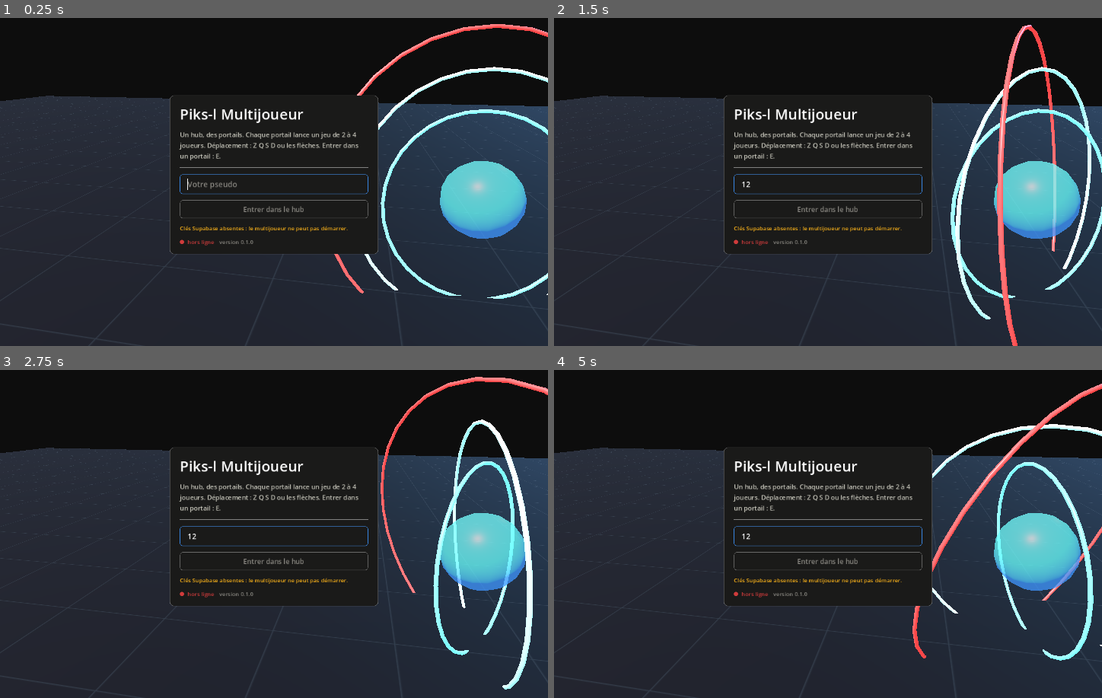
Above: before the commit, frames 1-4 (two rows, left to right).
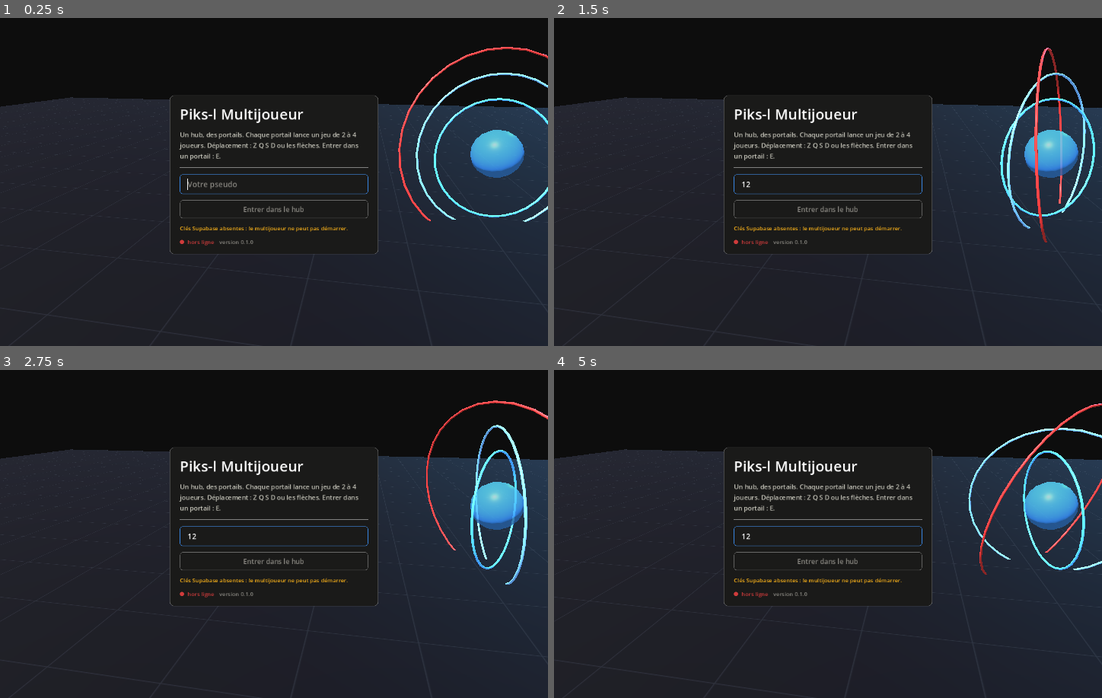
Above: after the commit, the same moments.

Repository: PiksL-APP/client-multijoueur
Game: Godot game, scene res://scenes/racine.tscn
Same seed, same stepped clock (60 frames per second), same inputs: the game is played once before the commit and once after it.
Inputs (mouse positions are in pixels of both pictures, inside the frame that each line leads up to):
- Up to frame 1 (0.25 s): no input
- Up to frame 2 (1.5 s): click (828, 185) at 0.52 s; type "12" at 0.6 s; tap Enter at 1.25 s; hold D from 1.28 s (still down); tap E at 1.35 s
- Up to frame 3 (2.75 s): release D at 2.03 s; hold S from 2.03 s (still down); tap E at 2.1 s
- Up to frame 4 (5 s): release S at 2.78 s; hold D 2.78-3.53 s; tap E at 2.85, 3.6, 4.35 s; hold W 3.53-4.28 s; hold A from 4.28 s (still down)

The runs differ from the first frame. In frame 1, 7.7% of the frame differs, in the area x 0-100%, y 1-100%; in frame 2, 8.6%, in the area x 0-100%, y 2-100%; in frame 3, 7.9%; in frame 4, 7.9%.

Commit message:
Un nom de fichier stable servi en immuable, c'est un jeu figé
`index.wasm` et `index.pck` ne changent JAMAIS de nom d'une version à l'autre.
Servis en `immutable`, un navigateur qui avait déjà vu le jeu ne recevait plus
aucune mise à jour : la correction déployée juste avant n'apparaissait qu'après
un rechargement forcé. Ils passent en `must-revalidate` — un aller-retour qui
répond 304, contre une version figée pour un an.

Et l'éclairage est ramené à la palette : l'ambiante à 0,55 éclaircissait le sol
jusqu'à un gris bleu qui n'était plus le #0d0d0d de la maison, et une émission
au-dessus de 1,3 saturait les anneaux vers le blanc — le portail perdait la
couleur qui l'identifie.

Co-Authored-By: Claude Opus 5 <noreply@anthropic.com>
Claude-Session: https://claude.ai/code/session_01Ag9oKwgex2JuCCRnqDeC8N

Diff:
--- a/commun/decor.gd
+++ b/commun/decor.gd
@@ -26,7 +26,9 @@
 ## Matière lumineuse : le portail, les dalles actives, les traînées. L'émission
 ## ne dépend pas de la lumière, donc ces éléments restent lisibles même dans
 ## l'ombre — c'est ce qui fait qu'un portail se repère de loin.
-static func matiere_lumineuse(couleur: Color, force: float = 1.6, opacite: float = 1.0) -> StandardMaterial3D:
+## `force` reste sous 1,3 : au-delà, l'émission sature vers le blanc et la
+## couleur du portail — donc son identité — disparaît.
+static func matiere_lumineuse(couleur: Color, force: float = 1.0, opacite: float = 1.0) -> StandardMaterial3D:
 	var m := StandardMaterial3D.new()
 	m.albedo_color = Color(couleur, opacite)
 	m.emission_enabled = true
@@ -68,7 +70,7 @@
 	maillage.rings = 8
 	return _instance(maillage, matiere(couleur), ombre)
 
-static func anneau(rayon: float, epaisseur: float, couleur: Color, force: float = 1.8) -> MeshInstance3D:
+static func anneau(rayon: float, epaisseur: float, couleur: Color, force: float = 1.0) -> MeshInstance3D:
 	var maillage := TorusMesh.new()
 	maillage.inner_radius = max(0.01, rayon - epaisseur)
 	maillage.outer_radius = rayon
@@ -125,8 +127,11 @@
 	environnement.background_mode = Environment.BG_COLOR
 	environnement.background_color = fond
 	environnement.ambient_light_source = Environment.AMBIENT_SOURCE_COLOR
-	environnement.ambient_light_color = Color("#2a3a4a")
-	environnement.ambient_light_energy = 0.55
+	# L'ambiante reste basse et à peine bleutée : montée trop haut, elle
+	# éclaircit le sol jusqu'à un gris bleu qui n'est plus le #0d0d0d de la
+	# palette, et toute la maison se reconnaît à ce noir-là.
+	environnement.ambient_light_color = Color("#1a212b")
+	environnement.ambient_light_energy = 0.22
 	if brouillard:
 		# Le brouillard sert la profondeur : sans lui, le fond du terrain a
 		# exactement le même contraste que le premier plan et la perspective
@@ -141,7 +146,7 @@
 static func lumiere() -> DirectionalLight3D:
 	var soleil := DirectionalLight3D.new()
 	soleil.light_color = Color("#e8ecf5")
-	soleil.light_energy = 1.25
+	soleil.light_energy = 1.05
 	soleil.rotation_degrees = Vector3(-52, -38, 0)
 	soleil.shadow_enabled = true
 	soleil.directional_shadow_max_distance = 260.0
@@ -153,7 +158,7 @@
 static func contre_jour() -> DirectionalLight3D:
 	var lueur := DirectionalLight3D.new()
 	lueur.light_color = Palette.SERIE
-	lueur.light_energy = 0.35
+	lueur.light_energy = 0.22
 	lueur.rotation_degrees = Vector3(-24, 145, 0)
 	lueur.shadow_enabled = false
 	return lueur
--- a/jeux/carnage.gd
+++ b/jeux/carnage.gd
@@ -118,7 +118,7 @@
 	# boîte vue de haut ne montre pas.
 	for cote in [-1.0, 1.0]:
 		var phare := Decor.sphere(0.34, Palette.AVERTISSEMENT)
-		phare.material_override = Decor.matiere_lumineuse(Palette.AVERTISSEMENT, 2.4)
+		phare.material_override = Decor.matiere_lumineuse(Palette.AVERTISSEMENT, 1.2)
 		phare.position = Vector3(3.1, 1.5, cote * 1.0)
 		racine.add_child(phare)
 	if pseudo != "":
--- a/jeux/enigme.gd
+++ b/jeux/enigme.gd
@@ -192,7 +192,7 @@
 		disque.position = Vector3(0, 0.18, 0)
 		disque.name = "Disque"
 		support.add_child(disque)
-		var cercle := Decor.anneau(PORTEE_DALLE * Decor.ECHELLE, 0.22, Palette.AVERTISSEMENT, 1.4)
+		var cercle := Decor.anneau(PORTEE_DALLE * Decor.ECHELLE, 0.22, Palette.AVERTISSEMENT, 0.9)
 		cercle.rotation_degrees = Vector3(90, 0, 0)
 		cercle.position = Vector3(0, 0.4, 0)
 		cercle.name = "Cercle"
@@ -209,7 +209,7 @@
 
 	var sortie := Decor.boite(
 		Vector3(SORTIE.size.x * Decor.ECHELLE, 0.2, SORTIE.size.y * Decor.ECHELLE), Palette.BON)
-	sortie.material_override = Decor.matiere_lumineuse(Palette.BON, 0.9, 0.35)
+	sortie.material_override = Decor.matiere_lumineuse(Palette.BON, 0.6, 0.4)
 	sortie.position = Decor.vers3d(SORTIE.get_center(), 0.12)
 	_decor_chambre.add_child(sortie)
 	var mention := Decor.etiquette("SORTIE — tous ensemble", Palette.BON, 30)
@@ -462,7 +462,7 @@
 				(Palette.BON if active else Palette.AVERTISSEMENT).darkened(0.45))
 		if cercle:
 			cercle.material_override = Decor.matiere_lumineuse(
-				Palette.BON if active else Palette.AVERTISSEMENT, 2.2 if active else 1.0)
+				Palette.BON if active else Palette.AVERTISSEMENT, 1.25 if active else 0.7)
 
 	if _noeud_porte:
 		var ouverte := false
--- a/scenes/accueil.gd
+++ b/scenes/accueil.gd
@@ -63,7 +63,7 @@
 func _decor() -> void:
 	poser_ambiance(false)
 	var cam := Decor.camera(28.0, 46.0, 46.0)
-	cam.position = Vector3(6.5, 12.0, 30.0)
+	cam.position = Vector3(4.0, 14.0, 44.0)
 	cam.rotation_degrees = Vector3(-16, 12, 0)
 	monde().add_child(cam)
 	cam.make_current()
@@ -77,15 +77,15 @@
 	var couleurs := [Palette.SERIE, Palette.SERIE.lightened(0.2), Palette.CRITIQUE]
 	for i in 3:
 		var support := Node3D.new()
-		support.position = Vector3(16.0, 1.0 + i * 0.6, -2.0)
-		var a := Decor.anneau(7.5 + i * 2.4, 0.28, couleurs[i], 2.2 - i * 0.5)
+		support.position = Vector3(21.0, 2.0 + i * 0.6, -10.0)
+		var a := Decor.anneau(7.5 + i * 2.4, 0.28, couleurs[i], 1.15 - i * 0.25)
 		support.add_child(a)
 		monde().add_child(support)
 		_anneaux.append(support)
 
 	var noyau := Decor.sphere(3.0, Palette.SERIE)
-	noyau.material_override = Decor.matiere_lumineuse(Palette.SERIE, 1.1, 0.75)
-	noyau.position = Vector3(16.0, 1.6, -2.0)
+	noyau.material_override = Decor.matiere_lumineuse(Palette.SERIE, 0.7, 0.8)
+	noyau.position = Vector3(21.0, 2.6, -10.0)
 	monde().add_child(noyau)
 
 func _process(delta: float) -> void:
--- a/scenes/hub.gd
+++ b/scenes/hub.gd
@@ -115,7 +115,7 @@
 func _batir_portail(portail: Dictionary) -> void:
 	var couleur: Color = portail["couleur"]
 	var ouvert: bool = portail["ouvert"]
-	var force := 2.2 if ouvert else 0.25
+	var force := 1.15 if ouvert else 0.18
 
 	var support := Node3D.new()
 	support.position = Decor.vers3d(portail["position"])
Not shown, changed: vercel.json
Not shown, changed: README.md
Not shown, changed: sortie/index.pck
